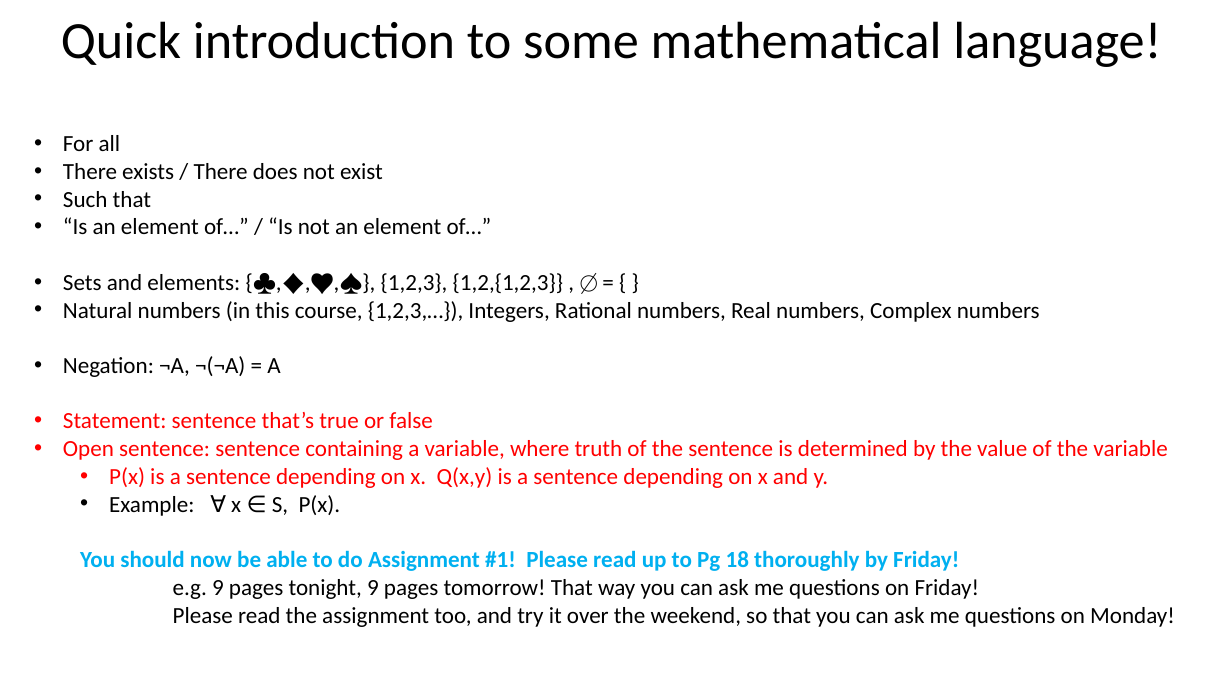
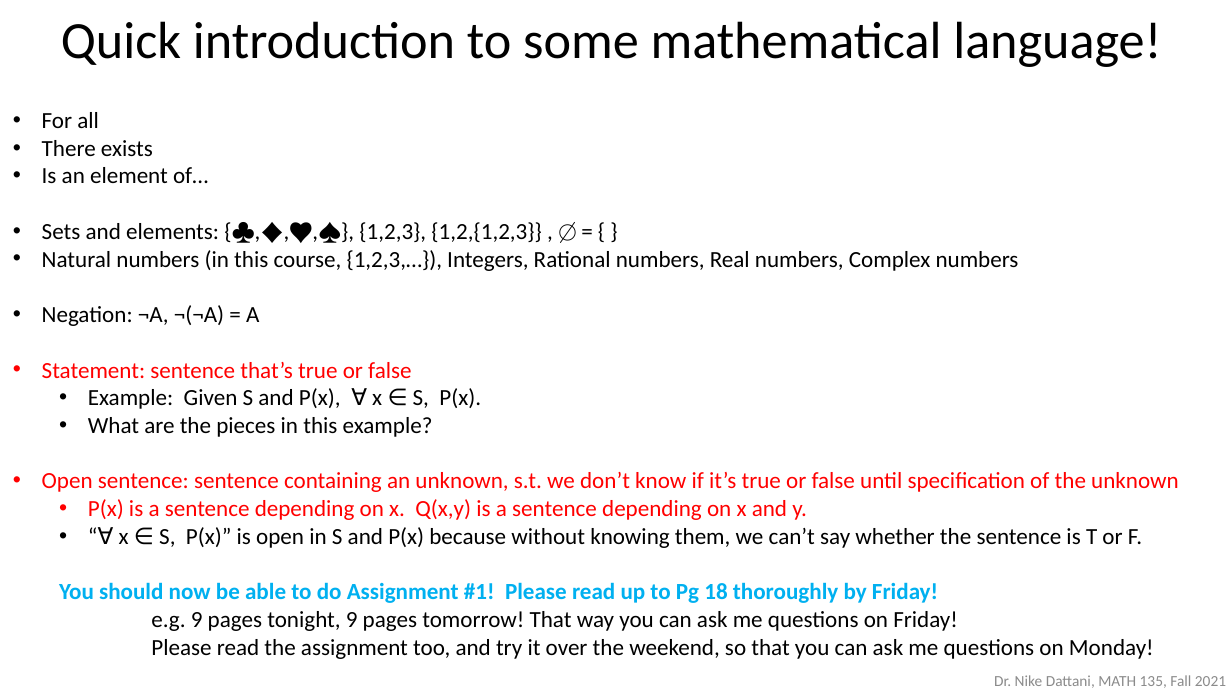
Before and after one commit to ndattani/Lecture_Notes, a slide deck: slide 6 of University_of_Waterloo/Fall_2021/MATH135/UW_Fall2021_MATH135_Lecture1.pptx. Drawn at 1232x693 pixels with LibreOffice and Linux fonts; fonts in the diff are those of the drawing. Boxes give left, top, right and bottom in pixels: in the first picture for what was removed or moved away, otherwise in the second. Text is boxed around its words. In the diff, an @@ line names an element or a change of style, - is before the commit and + after.

Commit message:
Updated Lecture 1

```diff
--- a/University_of_Waterloo/Fall_2021/MATH135/UW_Fall2021_MATH135_Lecture1.pptx
+++ b/University_of_Waterloo/Fall_2021/MATH135/UW_Fall2021_MATH135_Lecture1.pptx
@@ text "For all" moved from (x1=63, y1=135, x2=1175, y2=627) to (x1=42, y1=112, x2=1179, y2=659) @@
@@ text at (x1=42, y1=140, x2=208, y2=183): text changed @@
-• There exists / There does not exist
-• Such that
-• “Is an element of…” / “Is not an element of…”
+• There exists
+• Is an element of…
@@ text at (x1=42, y1=388, x2=1179, y2=492): text changed @@
-• Open sentence: sentence containing a variable, where truth of the sentence is determined by the value of the variable
+  • Example: Given S and P(x), ∀ x ∈ S, P(x).
+  • What are the pieces in this example?
+• Open sentence: sentence containing an unknown, s.t. we don’t know if it’s true or false until specification of the unknown
@@ text at (x1=119, y1=527, x2=1142, y2=548): text changed @@
-  • Example: ∀ x ∈ S, P(x).
+  • “∀ x ∈ S, P(x)” is open in S and P(x) because without knowing them, we can’t say whether the sentence is T or F.
@@ text added at (x1=994, y1=675, x2=1226, y2=688), 12 pt, text #8C8C8C @@
+Dr. Nike Dattani, MATH 135, Fall 2021
```
Also in this commit, not shown: 2 other slides changed, 1 other file.
